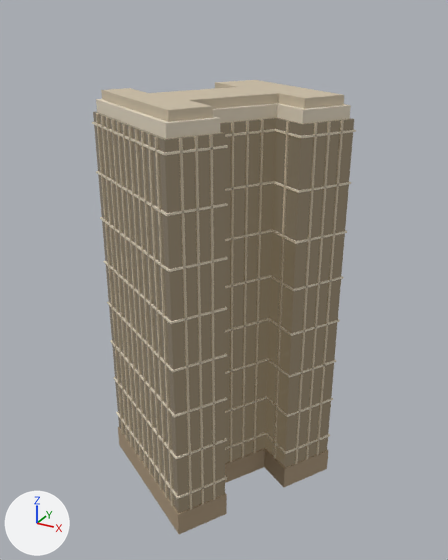
Renders of the glTF model public/models/baohui_qiuhonggu.glb from each side of a commit.
The view is the same before and after, from a camera (50 mm lens) standing at (98.7, -176.5, 166.7) and looking at (1.7, -0.1, 78.5). Arrows for +X, +Y and +Z are at lower left; the lights stay in place. The first picture is the older version. Where no turn or scale is listed for an object, it has been applied to the vertices. Vertices at exactly the same position are counted once.

In view in the first picture: 'body_window_core', 'podium_stone', 'roof_crown_0', 'roof_crown_1', 'stone_band_05', 'stone_band_10', 'stone_band_15', 'stone_band_20', 'stone_band_25', 'stone_band_30', 'stone_band_35', 'stone_band_40', 'stone_pilasters'.
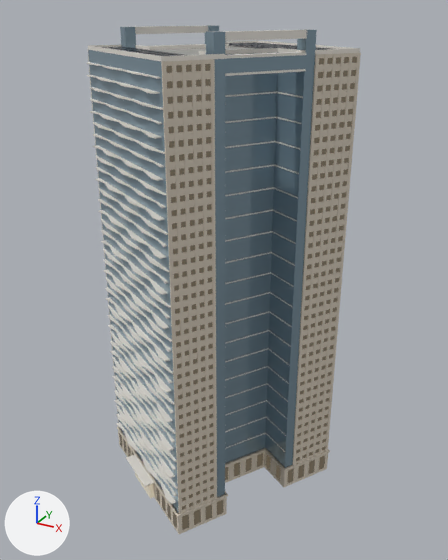
Pixel boxes (x1, y1, x2, y2) of what changed, in the pictures (448 x 560 px):
'body_window_core', reshaped (27% taller)
    before: (93, 111, 354, 513)
    after: (87, 25, 361, 534)
'stone_pilasters', deleted (beige)
    before: (96, 113, 344, 510)
'roof_crown_1', deleted (beige)
    before: (101, 80, 344, 122)
'podium_stone', deleted (beige)
    before: (118, 427, 328, 534)
'roof_crown_0', deleted
    before: (96, 99, 351, 139)
'stone_band_35', deleted
    before: (96, 171, 351, 216)
'stone_band_40', deleted
    before: (92, 122, 356, 155)
'stone_band_30', deleted
    before: (100, 217, 347, 272)
'stone_band_25', deleted
    before: (104, 261, 343, 324)
'stone_band_20', deleted
    before: (107, 301, 340, 372)
'stone_band_15', deleted
    before: (110, 340, 336, 417)
'stone_band_10', deleted
    before: (113, 377, 333, 459)
'stone_band_05', deleted
    before: (116, 412, 330, 499)
part 1 of me_body_window_core, built on
    before: (93, 111, 354, 513)
    after: (87, 25, 361, 534)
part 2 of me_body_window_core, recoloured
    before: (123, 118, 276, 513)
    after: (122, 52, 278, 513)

The change, as a diff of the scene's bpy script:
```diff
--- a/public/models/baohui_qiuhonggu.glb.py
+++ b/public/models/baohui_qiuhonggu.glb.py
@@ mat_baohui_glass_bluegrey @@
+mat_baohui_glass_bluegrey = principled_material('baohui_glass_bluegrey')
+mat_baohui_glass_bluegrey.base_color = (0.275, 0.386, 0.462)  # greyish blue #8fa7b5
+mat_baohui_glass_bluegrey.metallic = 0.5
+mat_baohui_glass_bluegrey.roughness = 0.12
@@ me_body_window_core @@
-me_body_window_core.from_pydata(...)  # 24 vertices, 34 faces; spans x -39.8..39.8, y -41.9..41.9, z 0.0..135.3
+me_body_window_core.from_pydata(...)  # 3932 vertices, 4458 faces; spans x -40.9..40.9, y -43.0..43.0, z 0.0..161.0
+# me_body_window_core part 1: 5 vertices moved from x -19.3..18.1, y -41.9..14.8, z 135.3 to x -19.3..18.1, y -41.9..14.8, z 154.4; 7 vertices removed from x -39.8..39.8, y -26.2..41.9, z 135.3; 3915 vertices added at x -40.9..40.9, y -43.0..43.0, z 0.0..161.0
+# me_body_window_core part 2: 10 faces spanning x -39.8..18.1, y -41.9..23.0, z 0.0..154.4 switch from mat_baohui_window_glass (dark grey #3c4248) to mat_baohui_glass_bluegrey (greyish blue #8fa7b5)
+me_body_window_core.materials.append(mat_baohui_band_white)  # white #e8e4dc
+me_body_window_core.materials.append(mat_baohui_window_dark)  # dark grey #3a4148
+me_body_window_core.materials.append(mat_baohui_stone_cream)  # pale yellow #d9cfbf
+me_body_window_core.materials.append(mat_baohui_lobby_glass)  # light grey #a9bcc6, glowing beige #a08d6d
+me_body_window_core.materials.append(mat_baohui_roof_concrete)  # grey #9a9a96
+me_body_window_core.materials.append(mat_baohui_solar_panel)  # dark blue #1f2a3a
@@ ob_podium_stone @@
-ob_podium_stone = bpy.data.objects.new('podium_stone', me_podium_stone)
@@ ob_roof_crown_0 @@
-ob_roof_crown_0 = bpy.data.objects.new('roof_crown_0', me_roof_crown_0)
@@ ob_roof_crown_1 @@
-ob_roof_crown_1 = bpy.data.objects.new('roof_crown_1', me_roof_crown_1)
@@ ob_stone_band_05 @@
-ob_stone_band_05 = bpy.data.objects.new('stone_band_05', me_stone_band_05)
@@ ob_stone_band_10 @@
-ob_stone_band_10 = bpy.data.objects.new('stone_band_10', me_stone_band_10)
@@ ob_stone_band_15 @@
-ob_stone_band_15 = bpy.data.objects.new('stone_band_15', me_stone_band_15)
@@ ob_stone_band_20 @@
-ob_stone_band_20 = bpy.data.objects.new('stone_band_20', me_stone_band_20)
@@ ob_stone_band_25 @@
-ob_stone_band_25 = bpy.data.objects.new('stone_band_25', me_stone_band_25)
@@ ob_stone_band_30 @@
-ob_stone_band_30 = bpy.data.objects.new('stone_band_30', me_stone_band_30)
@@ ob_stone_band_35 @@
-ob_stone_band_35 = bpy.data.objects.new('stone_band_35', me_stone_band_35)
@@ ob_stone_band_40 @@
-ob_stone_band_40 = bpy.data.objects.new('stone_band_40', me_stone_band_40)
@@ ob_stone_pilasters @@
-ob_stone_pilasters = bpy.data.objects.new('stone_pilasters', me_stone_pilasters)
```
